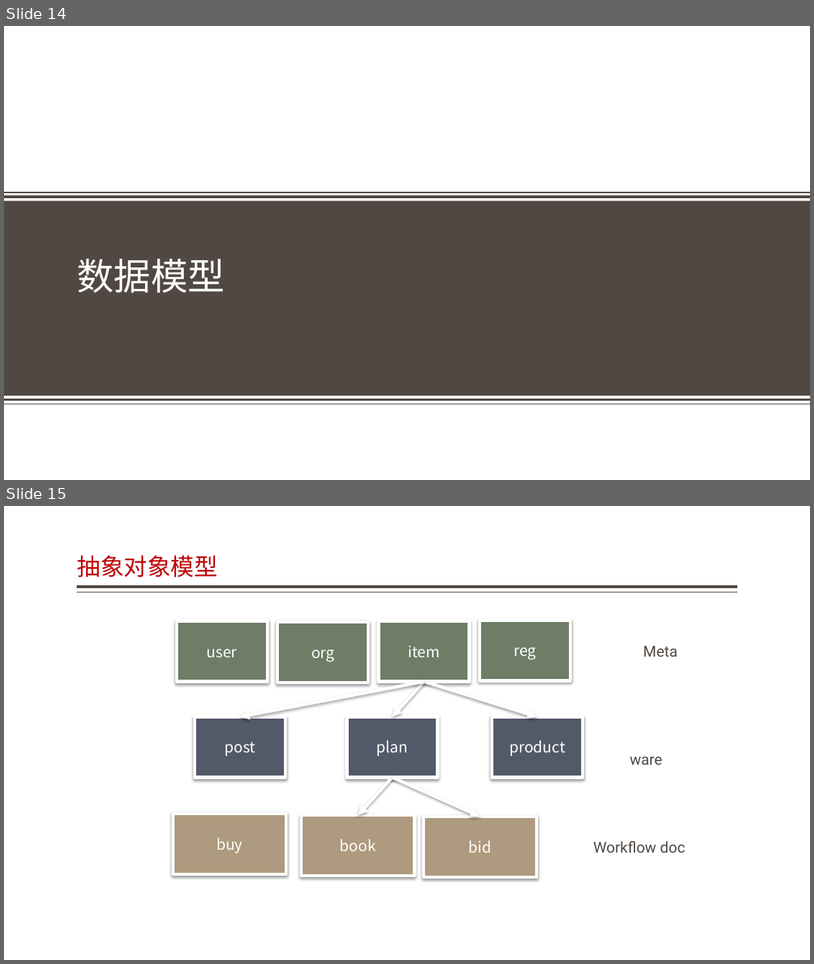
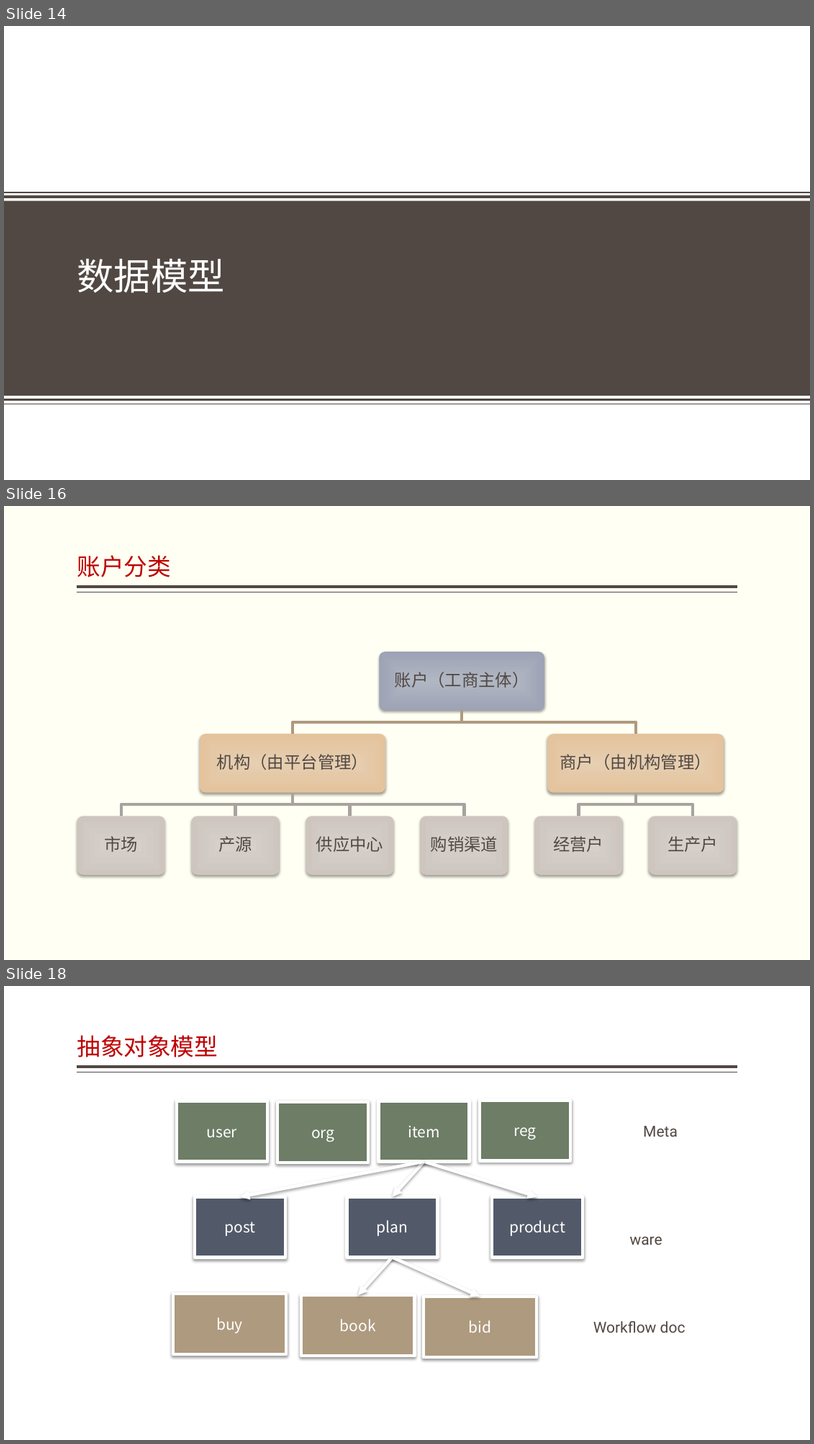
Before and after one commit to jzgi/chainsmart, a slide deck: Docs/品链应用参考设计.pptx. Shown one above the other, each under a label of ours: slides 14 and 15 before the commit, slides 14, 16 and 18 after it; the slides between them are not shown. The pictures are 814x964 and 814x1444 pixels, drawn with LibreOffice and Linux fonts; fonts in the diff are those of the drawing; background and template pictures are left out. Boxes give left, top, right and bottom in pixels: in the first picture for what was removed or moved away, otherwise in the second. Text is boxed around its words. In the diff, an @@ line names an element or a change of style, - is before the commit and + after.

```diff
--- a/Docs/品链应用参考设计.pptx
+++ b/Docs/品链应用参考设计.pptx
@@ slide 16 added at <box>4,506,810,960</box>, background #FFFFF3; not listed: 2 template elements that a slide beside it also shows @@
@@ title added at <box>77,555,171,577</box>, 28 pt, text #BF0102 @@
+账户分类
@@ group added at <box>77,651,738,875</box>: 9 rounded rectangles, 9 texts, 8 freeform shapes @@
+账户（工商主体）
+机构（由平台管理）
+市场
+产源
+供应中心
+购销渠道
+商户（由机构管理）
+经营户
+生产户
@@ what was slide 15 is now slide 18 @@
```
Also in this commit, not shown: 2 other slides added, 19 other files.
